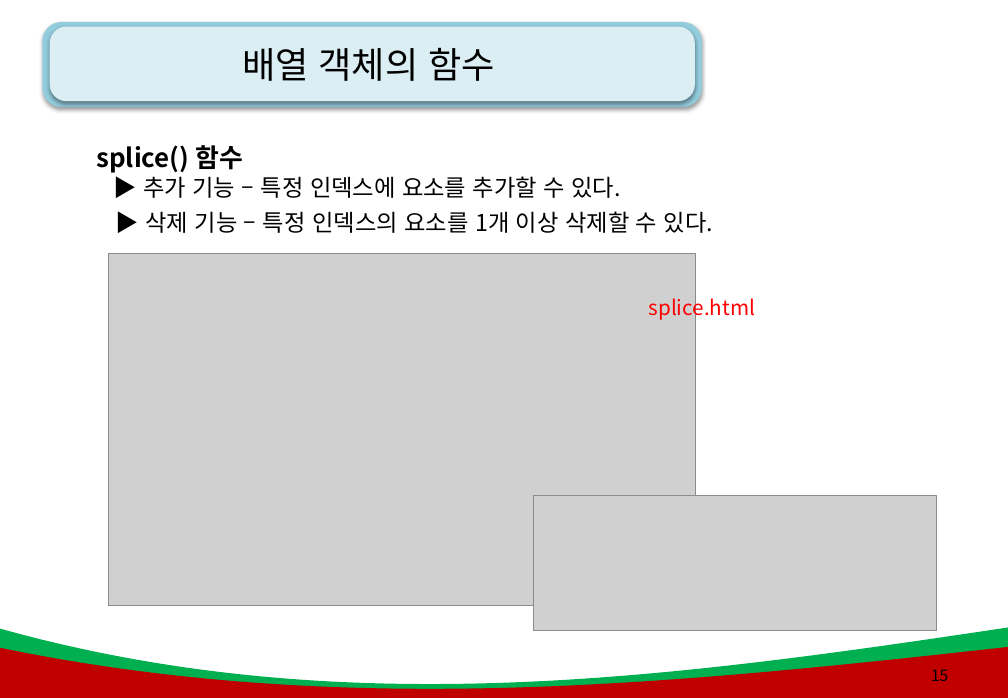
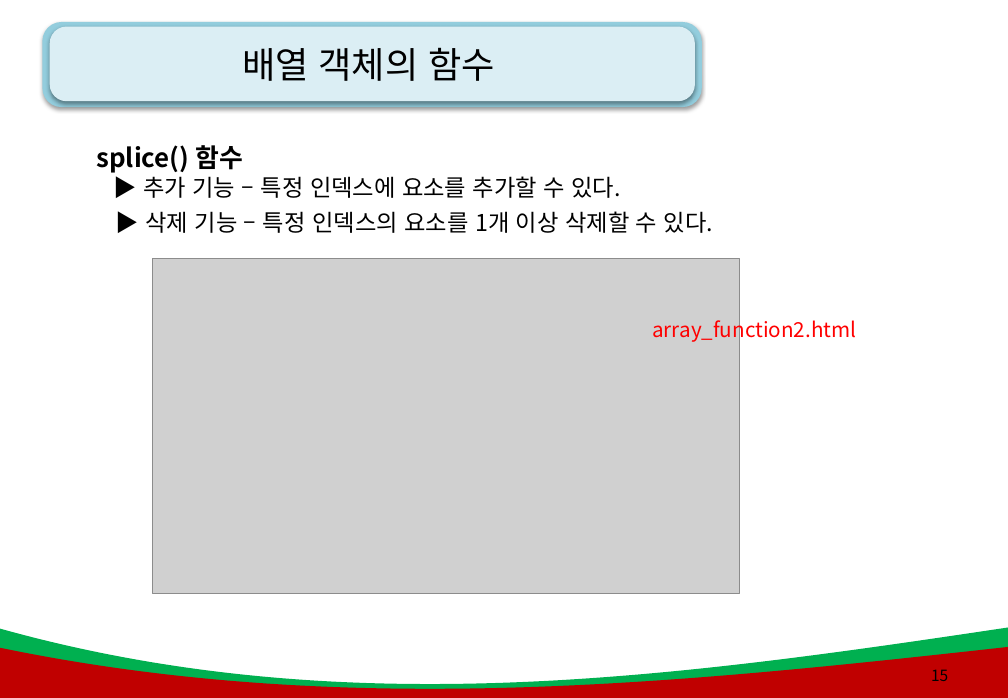
Before and after one commit to AhNyx/js_works, a slide deck: slide 15 of green_project_web/js_ppt/5강. js_배열(array).pptx. Drawn at 1008x698 pixels with LibreOffice and Linux fonts; fonts in the diff are those of the drawing; grey boxes stand for pictures; background and template pictures are left out. Boxes give left, top, right and bottom in pixels: in the first picture for what was removed or moved away, otherwise in the second. Text is boxed around its words. In the diff, an @@ line names an element or a change of style, - is before the commit and + after.

```diff
--- a/green_project_web/js_ppt/5강. js_배열(array).pptx
+++ b/green_project_web/js_ppt/5강. js_배열(array).pptx
@@ picture: place and size @@
-picture at [108, 254, 695, 606]
+picture at [153, 259, 740, 594]
@@ text at [652, 317, 856, 343]: text changed @@
-splice.html
+array_function2.html
@@ picture removed at [533, 495, 936, 630] @@
```
Also in this commit, not shown: 8 other slides changed, 1 slide removed, 31 other files.
